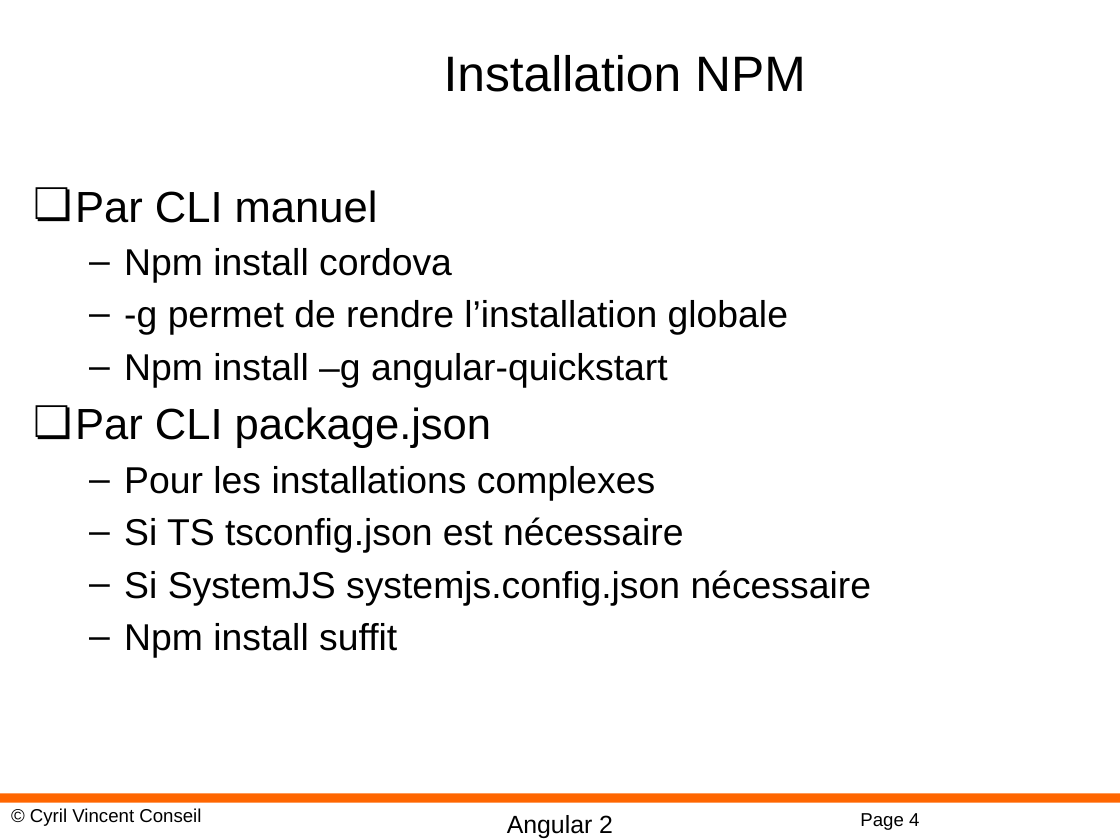
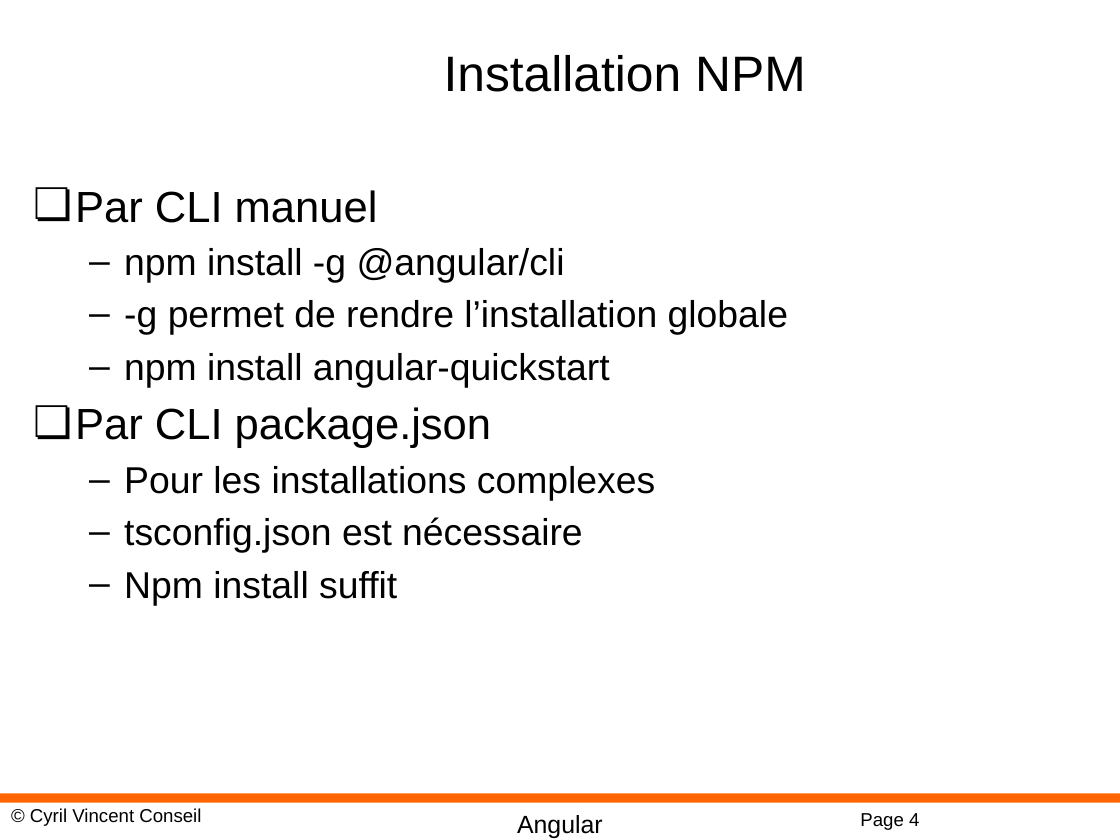
Before and after one commit to cyrilvincent/POE, a slide deck: slide 4 of ppt/angular/Angular02-Install.pptx. Drawn at 1120x840 pixels with LibreOffice and Linux fonts; fonts in the diff are those of the drawing; background and template pictures are left out. Boxes give left, top, right and bottom in pixels: in the first picture for what was removed or moved away, otherwise in the second. Text is boxed around its words. In the diff, an @@ line names an element or a change of style, - is before the commit and + after.

Commit message:
Angular PPT v2

```diff
--- a/ppt/angular/Angular02-Install.pptx
+++ b/ppt/angular/Angular02-Install.pptx
@@ text at (124, 248, 565, 283): text changed @@
-  – Npm install cordova
+  – npm install -g @angular/cli
@@ text at (124, 353, 610, 387): text changed @@
-  – Npm install –g angular-quickstart
+  – npm install angular-quickstart
@@ text at (124, 517, 583, 553): text changed @@
-  – Si TS tsconfig.json est nécessaire
-  – Si SystemJS systemjs.config.json nécessaire
+  – tsconfig.json est nécessaire
@@ text at (517, 815, 603, 838): text changed @@
-Angular 2
+Angular
```
Also in this commit, not shown: 4 other slides changed, 2 slides added, 19 other files.
